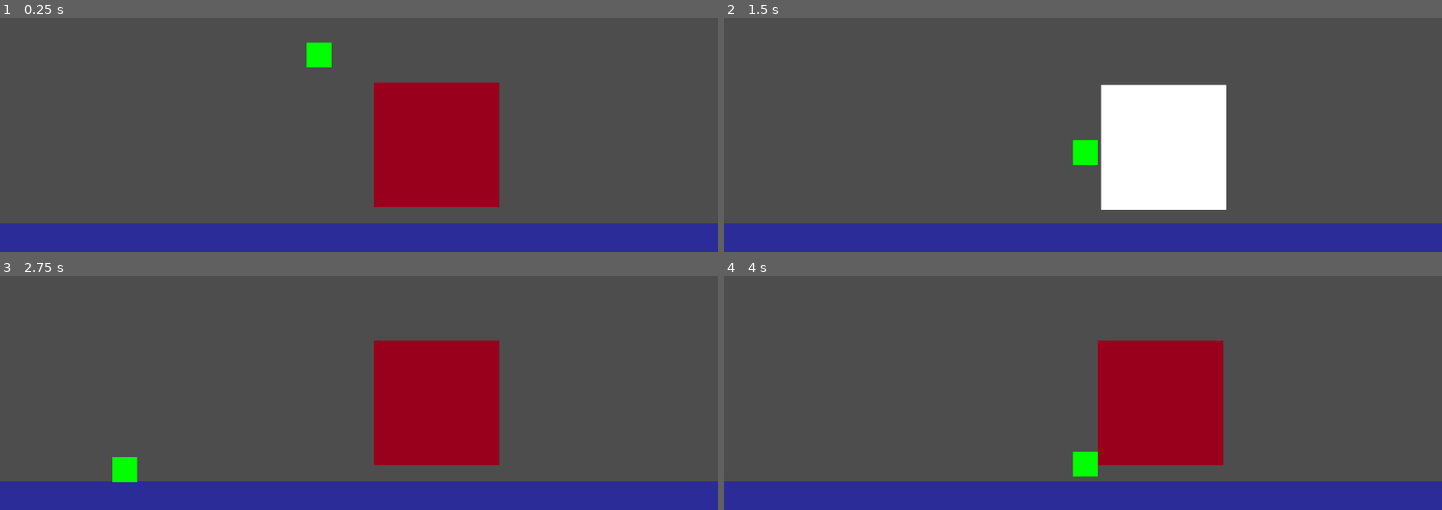
Above: before the commit, frames 1-4 (two rows, left to right).
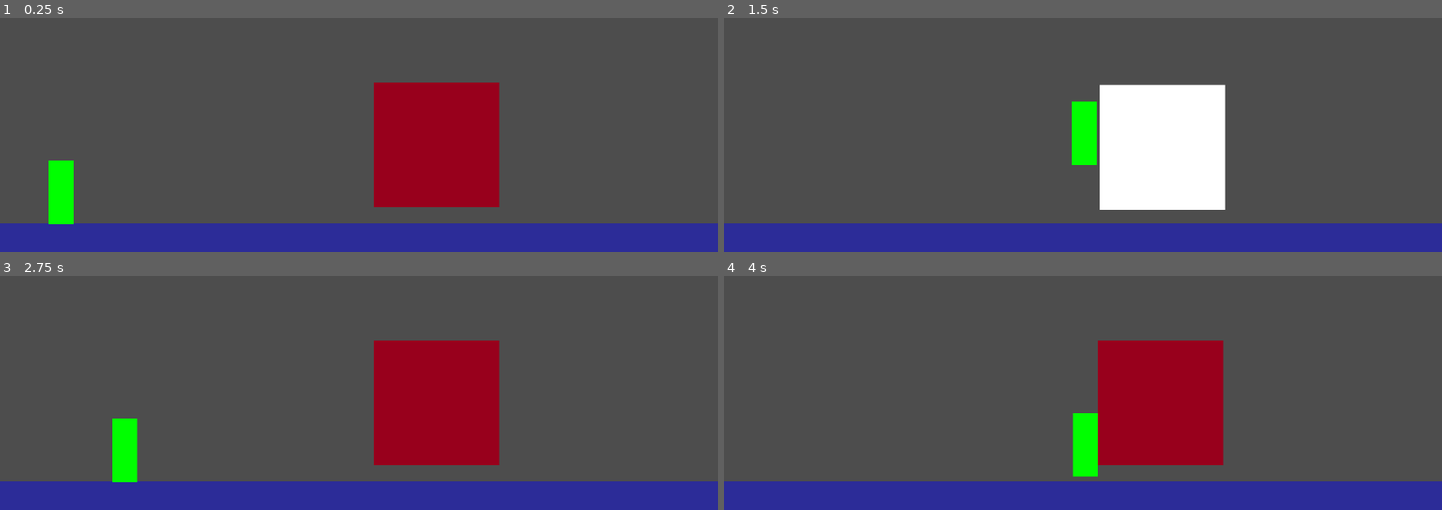
Above: after the commit, the same moments.

Repository: itlleat/twenty-second-slam
Game: Godot game, scene res://test_level.tscn
Same seed, same stepped clock (60 frames per second), same inputs: the game is played once before the commit and once after it.
Inputs:
- Up to frame 1 (0.25 s): no input
- Up to frame 2 (1.5 s): hold D (move_right) from 0.53 s (still down); tap E (punch) at 0.6, 1.35 s; tap Space (jump) at 0.77 s
- Up to frame 3 (2.75 s): tap Space (jump) at 1.52 s; release D (move_right) at 2.03 s; hold A (move_left) from 2.03 s (still down); tap E (punch) at 2.1 s
- Up to frame 4 (4 s): release A (move_left) at 2.78 s; hold D (move_right) from 2.78 s (still down); tap E (punch) at 2.85, 3.6 s; tap Space (jump) at 3.02, 3.77 s

The runs differ from the first frame. In frame 1, 1.3% of the frame differs, in the area x 6-47%, y 10-89%; in frame 2, 0.9%; in frame 3, 0.6%; in frame 4, 0.6%.

Commit message:
fixed punch hitbox alignment

Diff:
--- a/player.gd
+++ b/player.gd
@@ -101,13 +101,8 @@
 	velocity.x = input_dir * move_speed
 
 	# Update facing direction
-	if input_dir > 0:
-		facing_right = true
-	elif input_dir < 0:
-		facing_right = false
-
-	# Update punch hitbox position based on facing direction
-	punch_area.position = Vector2(30 if facing_right else -70, -10)
+	if input_dir != 0:
+		facing_right = input_dir > 0
 
 	if Input.is_action_just_pressed("jump") and is_on_floor():
 		velocity.y = jump_force
@@ -120,6 +115,11 @@
 	current_state = PlayerState.PUNCHING
 	can_punch = false
 	punch_timer = punch_cooldown
+
+	# Position punch hitbox based on facing direction
+	var horizontal_offset := 40.0
+	punch_area.position = Vector2(horizontal_offset if facing_right else -horizontal_offset, -40)
+
 	punch_area.visible = true  # Show the punch hitbox
 	# Enable collision only while punching
 	punch_area.monitoring = true
--- a/player.tscn
+++ b/player.tscn
@@ -3,37 +3,35 @@
 [ext_resource type="Script" path="res://player.gd" id="1_fu8mh"]
 
 [sub_resource type="RectangleShape2D" id="RectangleShape2D_56n1y"]
-size = Vector2(40, 39)
+size = Vector2(40, 38)
 
 [sub_resource type="RectangleShape2D" id="RectangleShape2D_tge7h"]
 size = Vector2(40, 40)
 
 [node name="Player" type="CharacterBody2D"]
-position = Vector2(23, -20)
+position = Vector2(20, -20)
 script = ExtResource("1_fu8mh")
+metadata/_edit_group_ = true
 
 [node name="PlayerBody" type="ColorRect" parent="."]
 offset_left = -20.0
-offset_top = -22.0
+offset_top = -82.0
 offset_right = 20.0
-offset_bottom = 18.0
+offset_bottom = 20.0
 color = Color(0, 1, 0, 1)
 
 [node name="CollisionShape2D" type="CollisionShape2D" parent="."]
-position = Vector2(0, -2.5)
 shape = SubResource("RectangleShape2D_56n1y")
 
 [node name="PunchHitBox" type="Area2D" parent="."]
-position = Vector2(-3, -7)
 metadata/_edit_group_ = true
 
 [node name="PunchRect" type="ColorRect" parent="PunchHitBox"]
-offset_left = 11.0
-offset_top = -15.0
-offset_right = 51.0
-offset_bottom = 25.0
+offset_left = -20.0
+offset_top = -20.0
+offset_right = 20.0
+offset_bottom = 20.0
 color = Color(1, 1, 0, 1)
 
 [node name="CollisionShape2D" type="CollisionShape2D" parent="PunchHitBox"]
-position = Vector2(31, 5)
 shape = SubResource("RectangleShape2D_tge7h")
--- a/test_level.gd
+++ b/test_level.gd
@@ -9,7 +9,7 @@
 	print("Enemy scene loaded: ", enemy_scene != null)
 
 	# Position the player
-	$Player.position = Vector2(512, 300)  # Start position in the middle and above ground
+	# $Player.position = Vector2(512, 300)  # Start position in the middle and above ground
 
 	# Set up respawn timer
 	respawn_timer = Timer.new()
